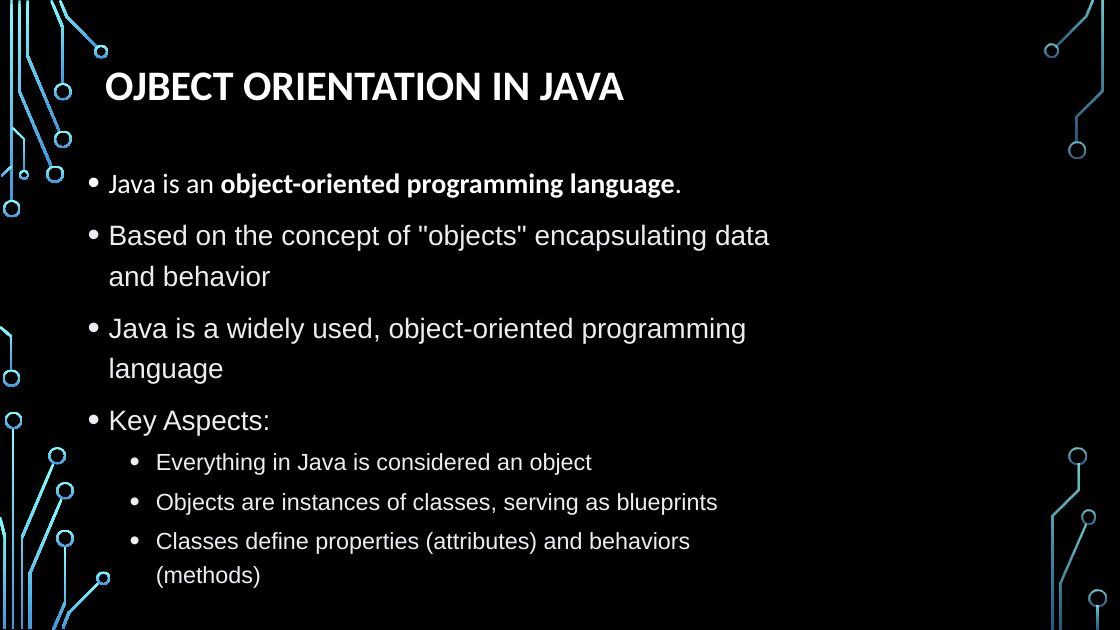
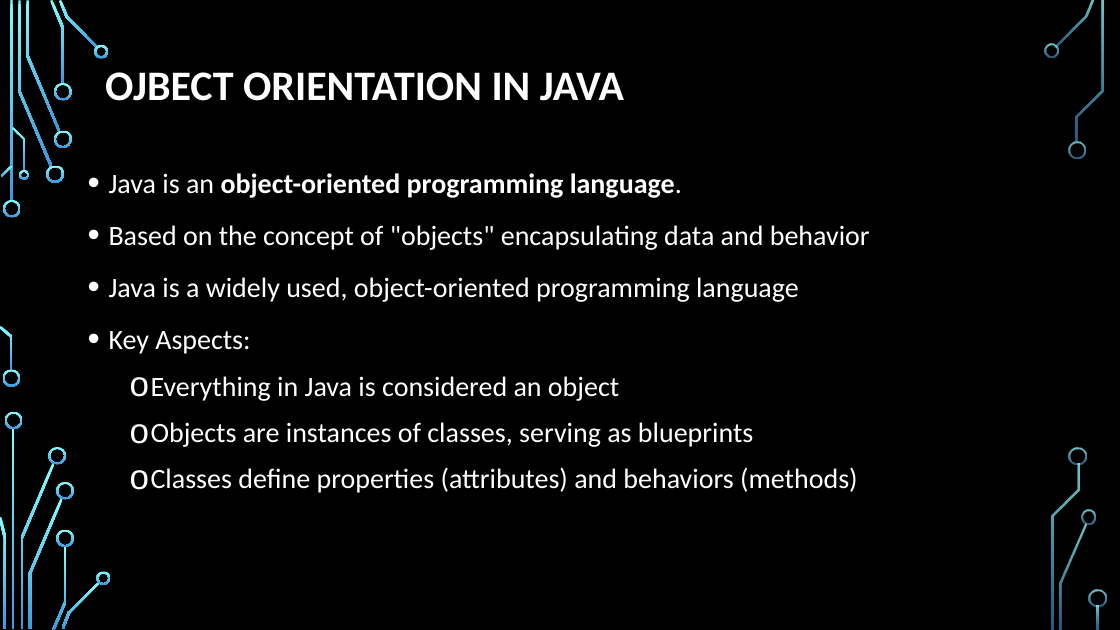
Before and after one commit to Xukialb/AE-4.-Programming-Languages, a slide deck: slide 5 of Java_English - Alberto.pptx (slide 3 before the commit). Drawn at 1120x630 pixels with LibreOffice and Linux fonts; fonts in the diff are those of the drawing; background and template pictures are left out. Boxes give left, top, right and bottom in pixels: in the first picture for what was removed or moved away, otherwise in the second. Text is boxed around its words. In the diff, an @@ line names an element or a change of style, - is before the commit and + after.

```diff
--- a/Java_English - Alberto.pptx
+++ b/Java_English - Alberto.pptx
@@ text at bbox=[109, 225, 870, 493]: font Arial to Calibri, text colour #ECECF1 to #FFFFFF in "Based on the concept of "objects" encapsulating ...", "Java is a widely used, object-oriented programming ...", "Key Aspects:", "Everything in Java is considered an object" and 2 more places; size 20 to 24 pt in "Everything in Java is considered an object", "Objects are instances of classes, serving as ...", "Classes define properties (attributes) and behaviors (method ..."; bullet • to o @@
```
Also in this commit, not shown: 2 other slides changed, 2 slides added, 3 slides removed, 1 other file.
